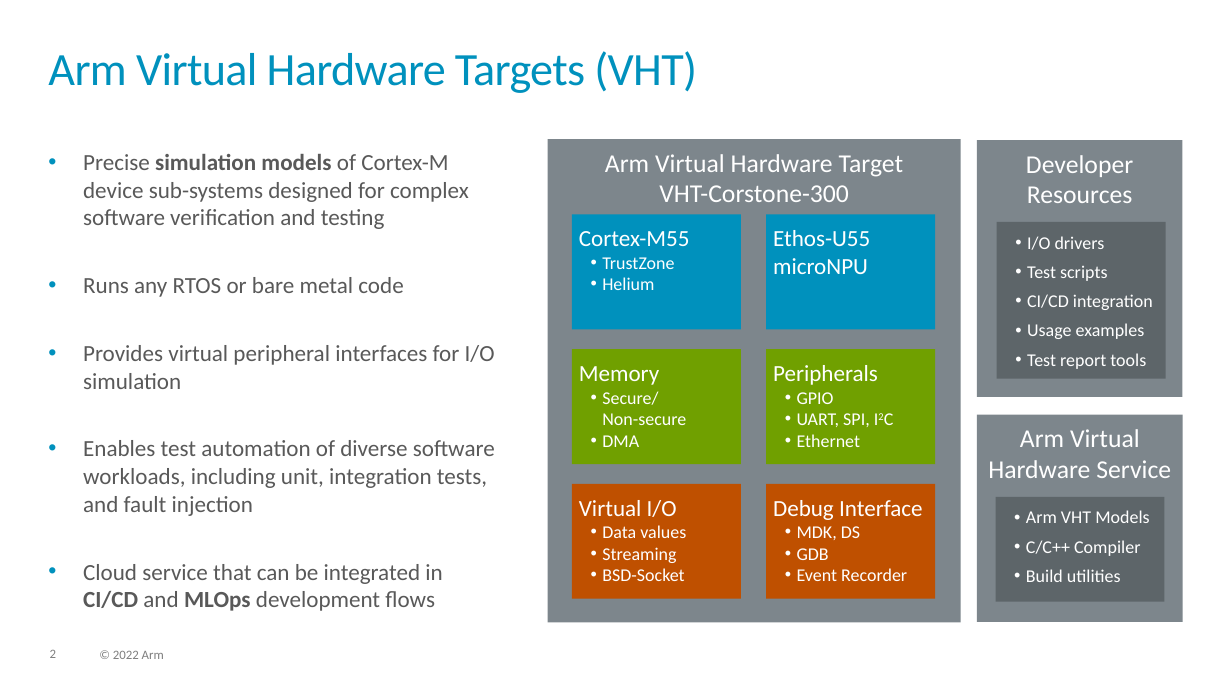
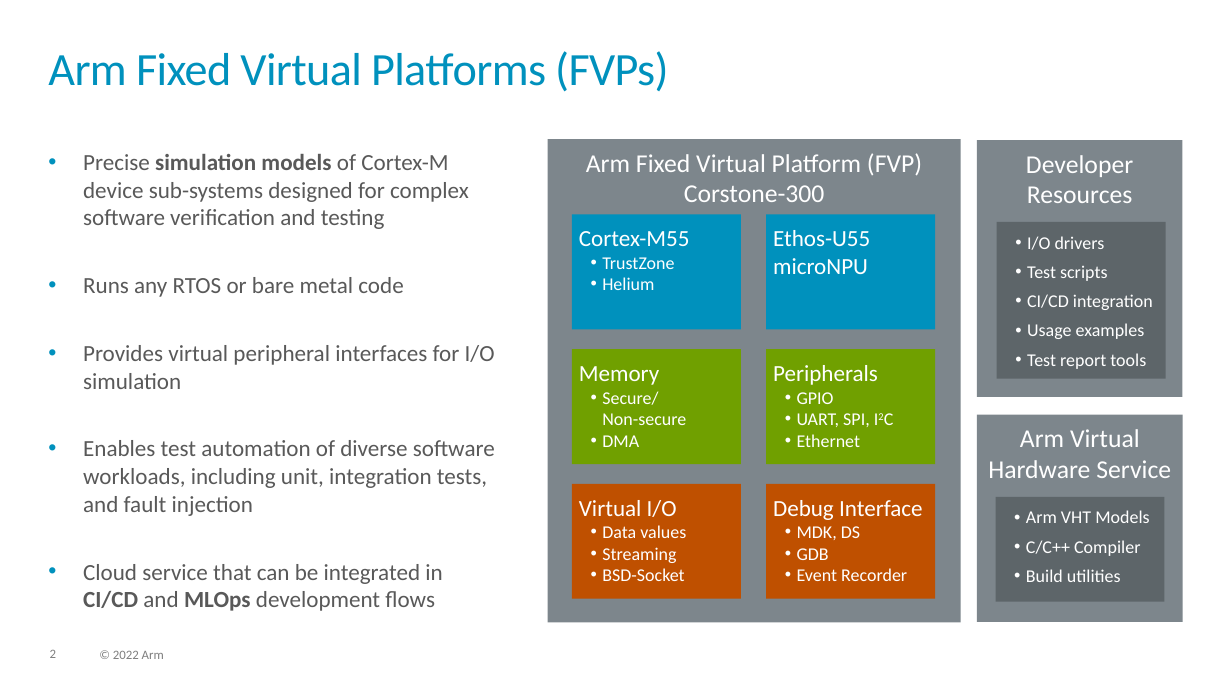
Before and after one commit to ARM-software/AVH, a slide deck: slide 2 of DoxyGen/overview/src/images/img_src.pptx. Drawn at 1232x693 pixels with LibreOffice and Linux fonts; fonts in the diff are those of the drawing; background and template pictures are left out. Boxes give left, top, right and bottom in pixels: in the first picture for what was removed or moved away, otherwise in the second. Text is boxed around its words. In the diff, an @@ line names an element or a change of style, - is before the commit and + after.

```diff
--- a/DoxyGen/overview/src/images/img_src.pptx
+++ b/DoxyGen/overview/src/images/img_src.pptx
@@ title at bbox=[48, 51, 668, 92]: text changed @@
-Arm Virtual Hardware Targets (VHT)
+Arm Fixed Virtual Platforms (FVPs)
@@ text in rectangle at bbox=[586, 153, 922, 202]: text changed @@
-Arm Virtual Hardware Target
-VHT-Corstone-300
+Arm Fixed Virtual Platform (FVP)
+Corstone-300
```
Also in this commit, not shown: 6 other slides changed, 1 slide removed, 7 other files.
